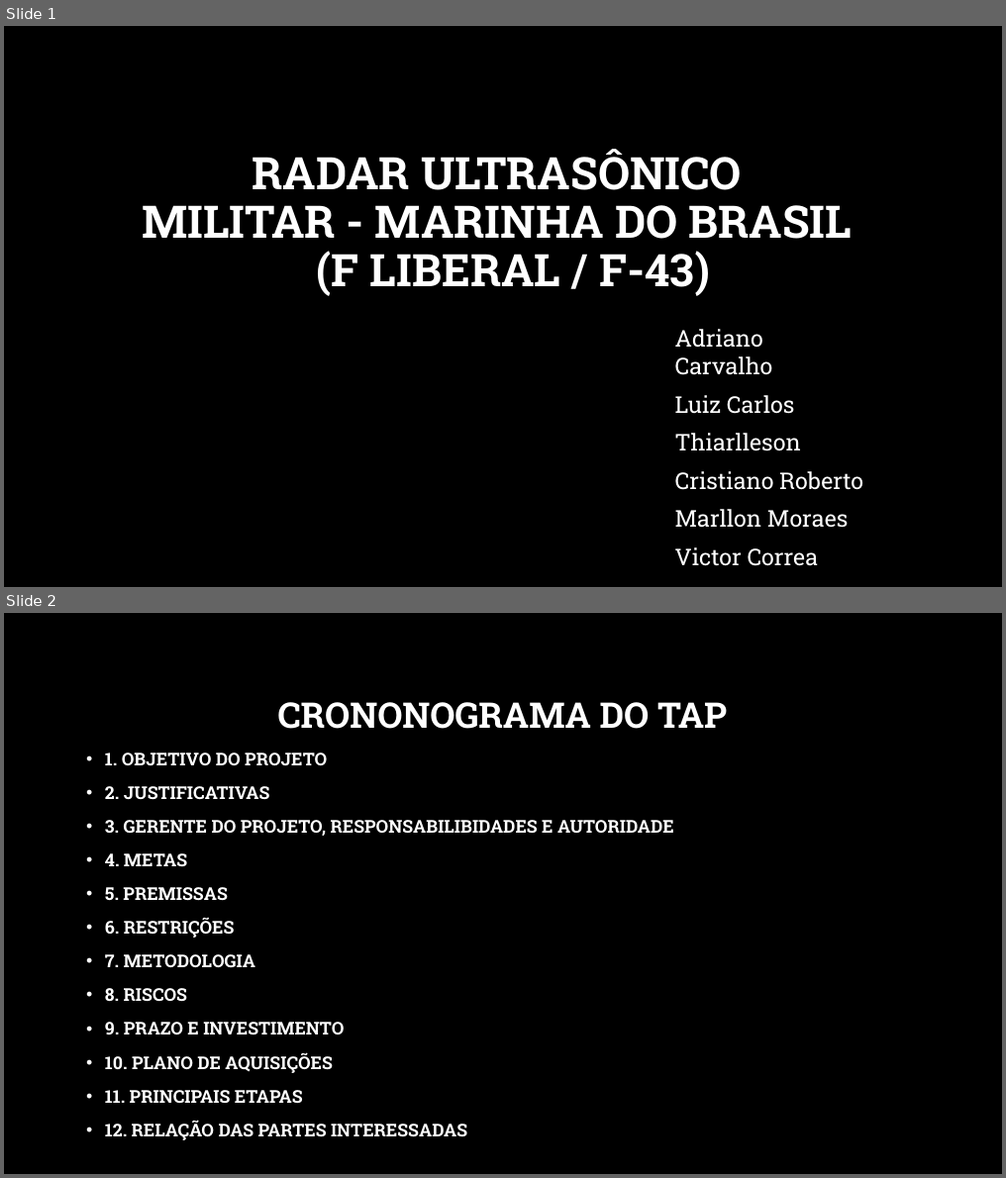
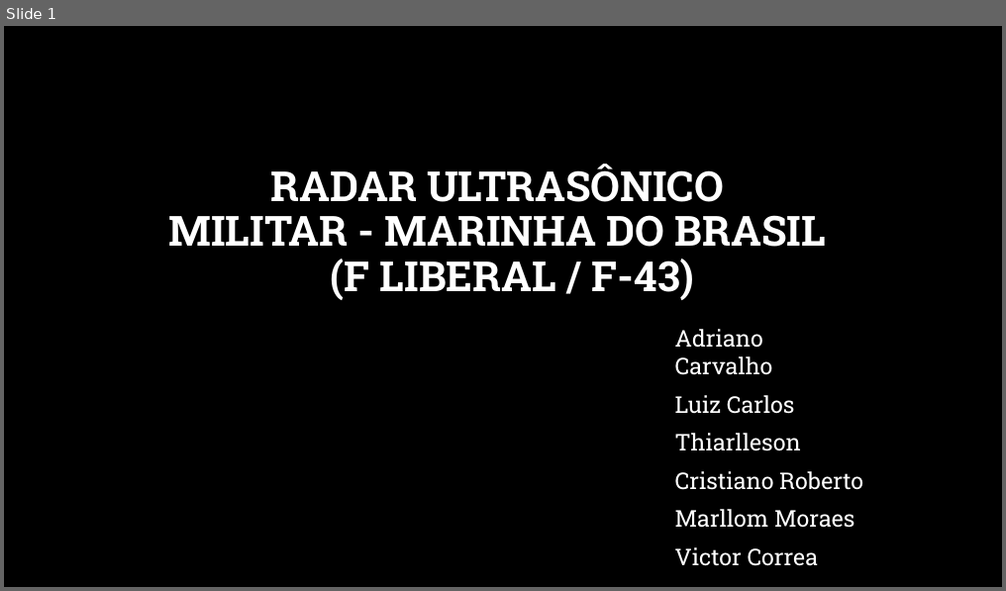
Before and after one commit to Thiarlleson/ProjetoSistemaEmbarcado, a slide deck: Radar_Ultrasonico.pptx. Shown one above the other, each under a label of ours: slides 1 and 2 before the commit, slide 1 after it. The pictures are 1006x1178 and 1006x591 pixels, drawn with LibreOffice and Linux fonts; fonts in the diff are those of the drawing; background and template pictures are left out. Boxes give left, top, right and bottom in pixels: in the first picture for what was removed or moved away, otherwise in the second. Text is boxed around its words. In the diff, an @@ line names an element or a change of style, - is before the commit and + after.

```diff
--- a/Radar_Ultrasonico.pptx
+++ b/Radar_Ultrasonico.pptx
@@ slide 2 removed at box(4, 613, 1002, 1174), background picture (left out) @@
@@ title removed at box(278, 702, 727, 729) @@
-CRONONOGRAMA DO TAP
@@ text removed at box(105, 753, 674, 1141) @@
-• 1. OBJETIVO DO PROJETO
-• 2. JUSTIFICATIVAS
-• 3. GERENTE DO PROJETO, RESPONSABILIBIDADES E AUTORIDADE
-• 4. METAS
-• 5. PREMISSAS
-• 6. RESTRIÇÕES
-• 7. METODOLOGIA
-• 8. RISCOS
-• 9. PRAZO E INVESTIMENTO
-• 10. PLANO DE AQUISIÇÕES
-• 11. PRINCIPAIS ETAPAS
-• 12. RELAÇÃO DAS PARTES INTERESSADAS
@@ slide 1 changed as well @@
@@ title "RADAR ULTRASÔNICO MILITAR - MARINHA ..." at box(169, 164, 826, 300): size 43.2 to 40 pt @@
@@ subtitle at box(675, 509, 854, 528): text changed @@
-Marllon Moraes
+Marllom Moraes
```
Also in this commit, not shown: 6 other slides changed, 4 slides added, 6 other slides removed, 3 other files.
